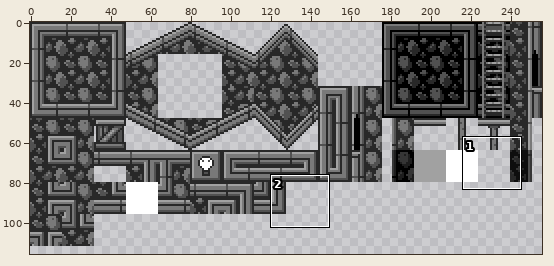
Two states of a sprite sheet, resources/tilesets/tiled_files/minest.png. The first picture is a wide view before the edit; the outline marks the close-up.
Close-up. First the earlier version:
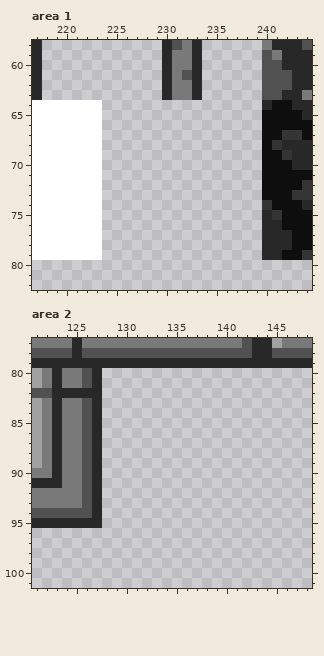
The file is 256x336 pixels. Colours within 5 levels of each other are drawn and written as one. Shown: area 1: x 217..244, y 58..82; area 2: x 121..148, y 77..101. The wide view leaves out empty margins.
The result:
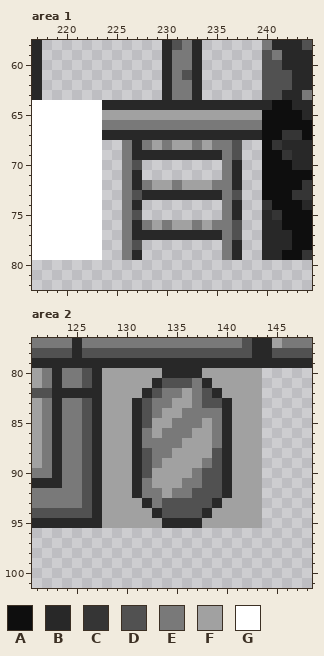
Palette (. is transparent): A #0e0e0e  B #282828  C #353535  D #515151  E #797979  F #a1a1a1  G #ffffff
Diff:
Changed rows in their new state; - is an unchanged pixel.
Area 1:
first column x 224:
64 BBBBBBBBBBBBBBBB
65 FFFFFFFFFFFFFFFF
66 EEEEEEEEEEEEEEEE
67 BBBBBBBBBBBBBBBB
68 --EBEFEFFEFEED--
69 --EBBBBBBBBBED--
70 --ED--------EB--
71 --EB--------EB--
72 --EBEFFEFFFEEB--
73 --EDBBBBBBBBED--
74 --EB--------EB--
75 --ED--------EB--
76 --EBEFEFFEFEED--
77 --EBBBBBBBBBED--
78 --ED--------EB--
79 --EB--------EB--
Area 2:
first column x 128:
 80 FFFFFFBBBBFFFFFF
 81 FFFFFBDDDEBFFFFF
 82 FFFFBDEEFEDBFFFF
 83 FFFBDEEFFEDDBFFF
 84 FFFBDEFFEEEEBFFF
 85 FFFBDFFEEEFEBFFF
 86 FFFBEFEEEFFEBFFF
 87 FFFBEEEEFFFEBFFF
 88 FFFBDEEFFFFDBFFF
 89 FFFBDEFFFFEDBFFF
 90 FFFBDFFFFEDDBFFF
 91 FFFBEFFFEEDDBFFF
 92 FFFBEEFEEDDDBFFF
 93 FFFFBEDDDDDBFFFF
 94 FFFFFBDDDDBFFFFF
 95 FFFFFFBBBBFFFFFF
Pixel boxes of the changes (left, top, right, bottom) in both close-ups:
added: (102, 100, 262, 260)
added: (102, 368, 262, 528)
